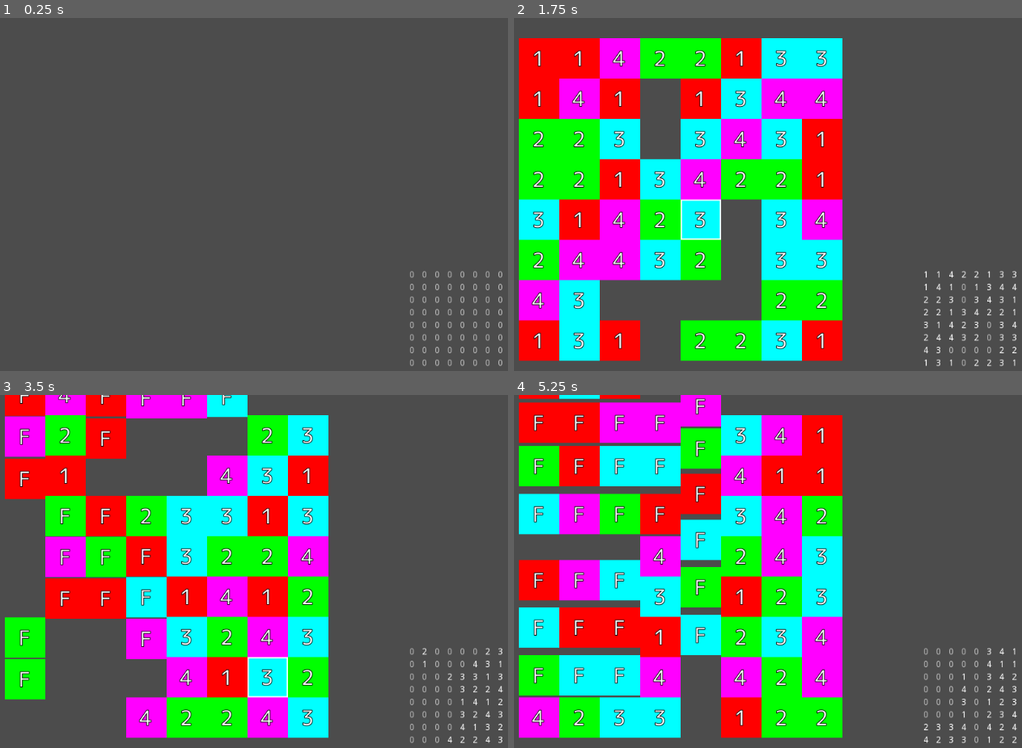
Above: before the commit, frames 1-4 (two rows, left to right).
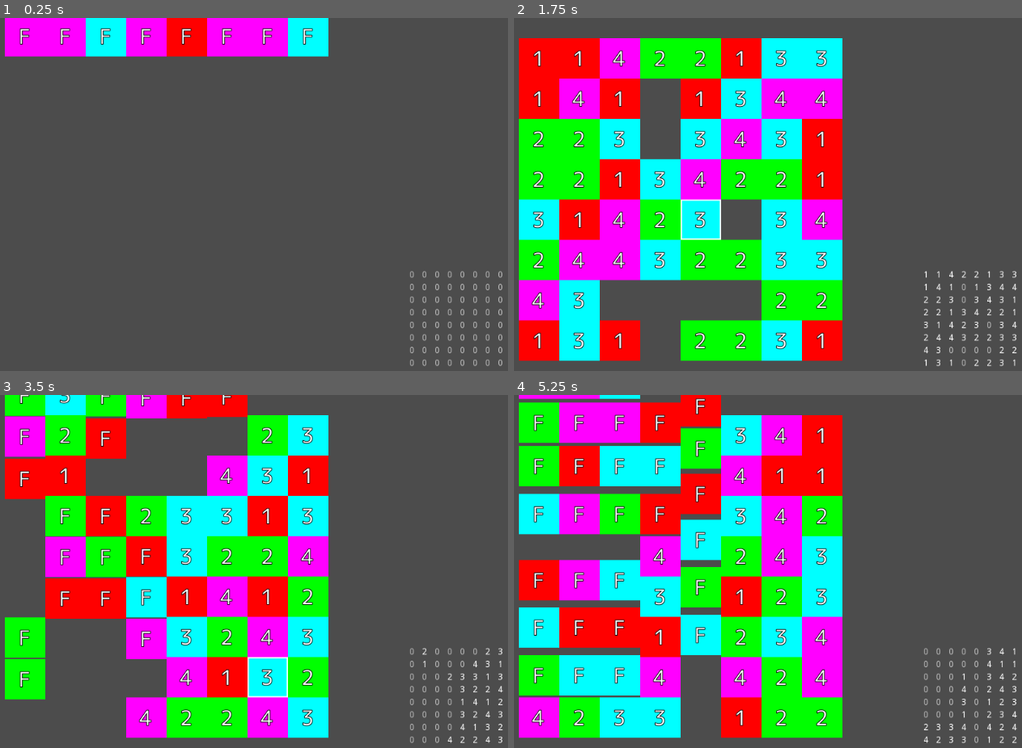
Above: after the commit, the same moments.

Repository: syun77/gd_match3
Game: Godot game, scene res://Main.tscn
Same seed, same stepped clock (60 frames per second), same inputs: the game is played once before the commit and once after it.
Inputs (mouse positions are in pixels of both pictures, inside the frame that each line leads up to):
- Up to frame 1 (0.25 s): no input
- Up to frame 2 (1.75 s): move the mouse to (966, 187) at 0.52 s; press the mouse at (966, 187) at 0.53 s; tap R (ui_r) at 0.8, 1.35 s; move the mouse to (691, 226) at 1.27 s; release the mouse at (691, 226) at 1.28 s; click (691, 226) at 1.55 s
- Up to frame 3 (3.5 s): move the mouse to (370, 500) at 2.02 s; press the mouse at (370, 500) at 2.03 s; tap R (ui_r) at 2.3, 2.85 s; move the mouse to (274, 659) at 2.77 s; release the mouse at (274, 659) at 2.78 s; click (274, 659) at 3.05 s
- Up to frame 4 (5.25 s): move the mouse to (1016, 642) at 3.52 s; press the mouse at (1016, 642) at 3.53 s; tap R (ui_r) at 3.8, 4.35 s; move the mouse to (625, 525) at 4.27 s; release the mouse at (625, 525) at 4.28 s; click (625, 525) at 4.55 s; move the mouse to (854, 585) at 5.02 s; press the mouse at (854, 585) at 5.03 s

The runs differ from the first frame. In frame 1, 6.9% of the frame differs, in the area x 0-65%, y 0-11%; in frame 2, 0.9%; in frame 3, 2.4%; in frame 4, 3.6%.

Commit message:
コメント追加

Diff:
--- a/TestMatch3/FieldMgr.gd
+++ b/TestMatch3/FieldMgr.gd
@@ -185,14 +185,14 @@
 # 交換できるかどうか.
 func _can_swap(sel:Point2, tgt:Point2) -> bool:
 	if sel.is_valid() == false:
-		return false
+		return false # カーソルで選択していない.
 	if sel.is_close(tgt) == false:
-		return false
+		return false # 交換先が隣のタイルでない
 
 	var t1 = search_tile(sel)
 	var t2 = search_tile(tgt)
 	if t1 == null or t2 == null:
-		return false
+		return false # タイルが取得できない.
 
 	# search_tile() できるタイルは eState.standby のみだけれど念のため.
 	if t1.is_standby() == false or t2.is_standby() == false:
@@ -208,13 +208,14 @@
 	t1.start_swap(tgt.x, tgt.y)
 	t2.start_swap(sel.x, sel.y)
 
+# クリック状態を取得する.
 func _get_click():
 	if Input.is_action_just_pressed("ui_click"):
-		return eDrag.JUST_PRESSED
+		return eDrag.JUST_PRESSED # クリックした瞬間.
 	if Input.is_action_pressed("ui_click"):
-		return eDrag.PRESSED
+		return eDrag.PRESSED # クリック中(ドラッグ中)
 	if Input.is_action_just_released("ui_click"):
-		return eDrag.JUST_RELEASED
+		return eDrag.JUST_RELEASED # クリックを離した.
 
 	# 何もしていない.
 	return eDrag.NONE
@@ -283,7 +284,7 @@
 
 	return ret
 
-# すべてのタイルを取得する.]
+# すべてのタイルを取得する.
 func get_all_tiles():
 	return _layer.get_children()
 
--- a/TestMatch3/Main.gd
+++ b/TestMatch3/Main.gd
@@ -25,10 +25,12 @@
 # メンバ関数.
 # ----------------------------------------
 func _ready() -> void:
+	# デバッグ描画用のフォント.
 	_font = Control.new().get_font("font")
 
 	# フィールドを初期化.
 	FieldMgr.initialize()
+	FieldMgr.start()
 
 # 更新.
 func _process(delta: float) -> void:
@@ -45,7 +47,9 @@
 # 入力の更新.
 func _update_input() -> void:
 
+	# Rキー.
 	if Input.is_action_just_pressed("ui_r"):
+		# ゲームをリセットする.
 		FieldMgr.initialize()
 		FieldMgr.start()
 		FieldMgr.set_random()
